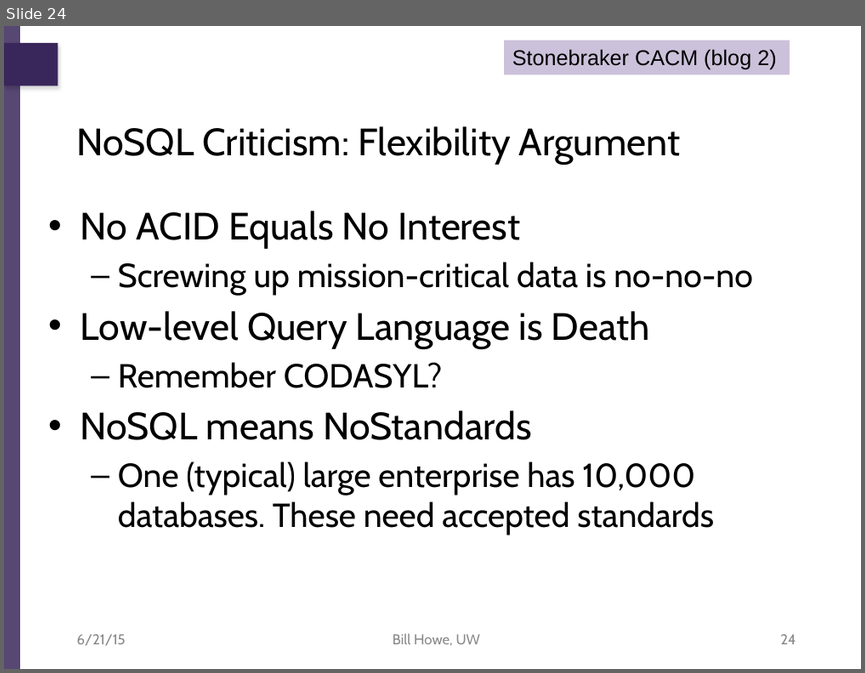
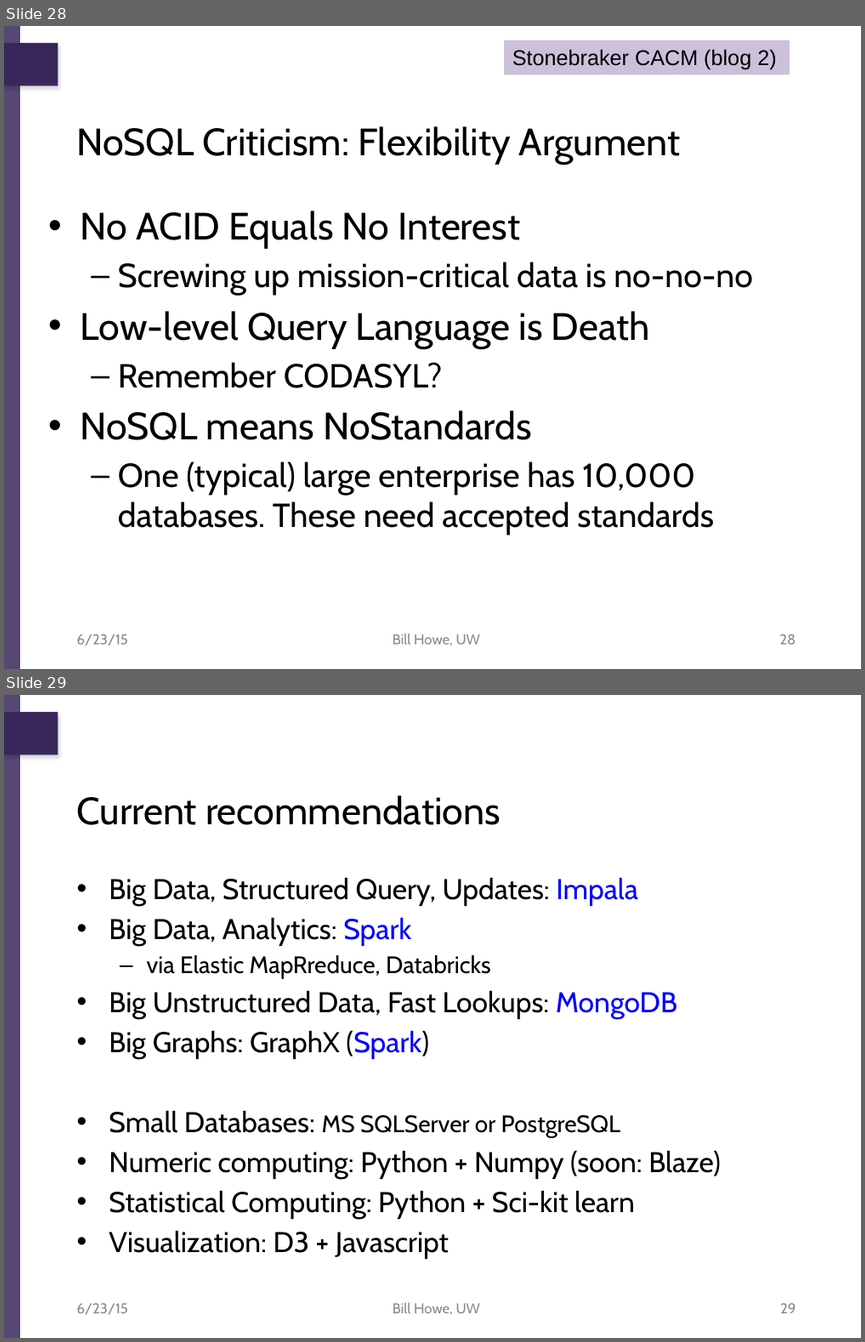
Before and after one commit to billhowe/datasci_course_materials, a slide deck: day1_data_management/part3_nosql/06_nosql.pptx. Shown one above the other, each under a label of ours: slide 24 before the commit, slides 28 and 29 after it. The pictures are 865x673 and 865x1342 pixels, drawn with LibreOffice and Linux fonts; fonts in the diff are those of the drawing; background and template pictures are left out. Boxes give left, top, right and bottom in pixels: in the first picture for what was removed or moved away, otherwise in the second. Text is boxed around its words. In the diff, an @@ line names an element or a change of style, - is before the commit and + after.

```diff
--- a/day1_data_management/part3_nosql/06_nosql.pptx
+++ b/day1_data_management/part3_nosql/06_nosql.pptx
@@ slide 29 added at [4,695,861,1338], background #FFFFFF; not listed: 2 template elements that a slide beside it also shows @@
@@ title added at [77,795,500,825], 32 pt, text #000000 @@
+Current recommendations
@@ text added at [109,877,721,1259], 24 pt, text #000000 @@
+• Big Data, Structured Query, Updates: Impala
+• Big Data, Analytics: Spark
+  – via Elastic MapRreduce, Databricks
+• Big Unstructured Data, Fast Lookups: MongoDB
+• Big Graphs: GraphX (Spark)
+• Small Databases: MS SQLServer or PostgreSQL
+• Numeric computing: Python + Numpy (soon: Blaze)
+• Statistical Computing: Python + Sci-kit learn
+• Visualization: D3 + Javascript
@@ text added at [77,1303,128,1315], 12 pt, text #898989 @@
+6/23/15
@@ text added at [392,1302,480,1315], 12 pt, text #898989 @@
+Bill Howe, UW
@@ page number added at [780,1303,795,1313], 12 pt, text #898989 @@
+29
@@ what was slide 24 is now slide 28 @@
@@ slide 28 changed as well @@
@@ text at [77,634,128,646]: text changed @@
-6/21/15
+6/23/15
@@ page number at [779,634,795,644]: text changed @@
-24
+28
```
Also in this commit, not shown: 20 other slides changed, 6 other slides added, 2 slides removed.
